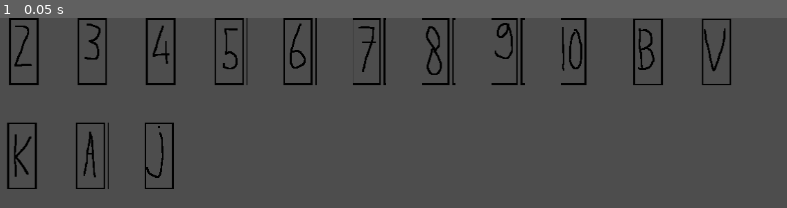
Above: before the commit, frame 1.
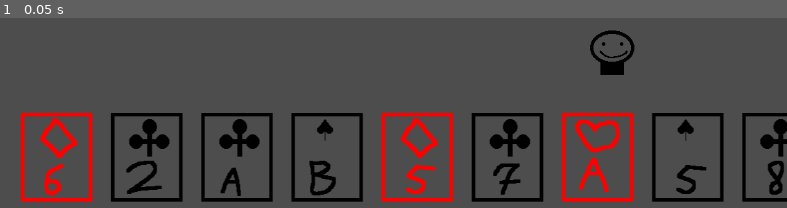
Above: after the commit, the same moment.

Repository: Brentem/JokerRummy
Game: Godot game, scene res://scenes/main.tscn
Same seed, same stepped clock (60 frames per second), same inputs: the game is played once before the commit and once after it. Before the commit the project starts from res://src/Main.tscn.
Inputs:
- Up to frame 1 (0.05 s): no input

The runs differ from the first frame. In frame 1, 18% of the frame differs, in the area x 0-100%, y 0-97%.

Commit message:
Deck (#1)
* Initial commit

* Project Setup

* Can instantiate different card from one file.

* Created deck of card in main and can draw them.

* Changed main code.

* Created diamonds and hears cards

* Added Clubs and Spades sprites

* Added the temporary test assets.

* Possible to load textures from spritesheet.

Don't know if this is a valid way long term, because Godot recommends doing something else.

* Made new spritesheet and load it better.

* Added Deck class

* Added player node

* Delete player.png from to_import

* Deleted unnecessary files.

Diff:
--- a/project/project.godot
+++ b/project/project.godot
@@ -11,6 +11,10 @@
 [application]
 
 config/name="Jokeren"
-run/main_scene="res://src/Main.tscn"
-config/features=PackedStringArray("4.2", "Forward Plus")
+run/main_scene="res://scenes/main.tscn"
+config/features=PackedStringArray("4.3", "Forward Plus")
 config/icon="res://icon.svg"
+
+[display]
+
+window/size/mode=2
--- a/project/src/Card.tscn
+++ b/project/scenes/card.tscn
@@ -1,14 +1,18 @@
-[gd_scene load_steps=3 format=3 uid="uid://b52jsa505vse7"]
+[gd_scene load_steps=4 format=3 uid="uid://b52jsa505vse7"]
 
-[ext_resource type="Texture2D" uid="uid://ddtq06klsmk7n" path="res://assets/cards.png" id="1_x34e1"]
+[ext_resource type="Script" path="res://scripts/card.gd" id="1_ar4lv"]
+[ext_resource type="Texture2D" uid="uid://bxfq7pmplh5c6" path="res://assets/cards.png" id="1_x34e1"]
 
 [sub_resource type="RectangleShape2D" id="RectangleShape2D_nl0c6"]
 size = Vector2(100, 200)
 
 [node name="Card" type="Area2D"]
+script = ExtResource("1_ar4lv")
 
 [node name="Sprite2D" type="Sprite2D" parent="."]
 texture = ExtResource("1_x34e1")
+region_enabled = true
+region_rect = Rect2(105, 520, 105, 130)
 
 [node name="CollisionShape2D" type="CollisionShape2D" parent="."]
 shape = SubResource("RectangleShape2D_nl0c6")
--- /dev/null
+++ b/project/scenes/main.tscn
@@ -0,0 +1,13 @@
+[gd_scene load_steps=3 format=3 uid="uid://ck5jsiitkfbc5"]
+
+[ext_resource type="Script" path="res://scripts/main.gd" id="1_kbhkh"]
+[ext_resource type="PackedScene" uid="uid://bq4lsgxharv4m" path="res://scenes/player.tscn" id="3_a3nih"]
+
+[node name="Main" type="Node2D"]
+script = ExtResource("1_kbhkh")
+
+[node name="Player1" parent="." instance=ExtResource("3_a3nih")]
+position = Vector2(900, 50)
+
+[node name="Player2" parent="." instance=ExtResource("3_a3nih")]
+position = Vector2(900, 900)
--- /dev/null
+++ b/project/scenes/player.tscn
@@ -0,0 +1,12 @@
+[gd_scene load_steps=4 format=3 uid="uid://bq4lsgxharv4m"]
+
+[ext_resource type="Script" path="res://scripts/player.gd" id="1_45g3j"]
+[ext_resource type="Texture2D" uid="uid://b8u5hp0443lov" path="res://assets/player.png" id="1_vldpy"]
+[ext_resource type="PackedScene" uid="uid://b52jsa505vse7" path="res://scenes/card.tscn" id="2_yf86u"]
+
+[node name="Player" type="Node2D"]
+script = ExtResource("1_45g3j")
+card_scene = ExtResource("2_yf86u")
+
+[node name="Sprite2D" type="Sprite2D" parent="."]
+texture = ExtResource("1_vldpy")
--- /dev/null
+++ b/project/scripts/card.gd
@@ -0,0 +1,31 @@
+extends Area2D
+
+const CardInfo = CardTypes.CardInfo
+const Suit = CardTypes.Suit
+const Symbol = CardTypes.Symbol
+
+const _xOffset = 105
+const _yOffset = 130
+
+var _suit = Suit.NONE
+var _symbol = Symbol.NONE
+
+func SetCardType(cardInfo: CardInfo):
+	_suit = cardInfo._suit
+	_symbol = cardInfo._symbol
+
+	var x = 0;
+	var y = 0;
+
+	if (_suit == Suit.NONE) and (_symbol == Symbol.NONE):
+		x = _xOffset
+		y = _yOffset
+	elif (_suit == Suit.NONE) and (_symbol == Symbol.JOKER):
+		x = 0
+		y = _yOffset
+	else:
+		x = (_symbol - 1) * _xOffset
+		y = (_suit - 1) * _yOffset
+
+	$Sprite2D.region_rect.position.x = x
+	$Sprite2D.region_rect.position.y = y
--- /dev/null
+++ b/project/scripts/card_types.gd
@@ -0,0 +1,33 @@
+class_name CardTypes
+
+enum Suit
+{
+	NONE,
+	HEARTS,
+	CLUBS,
+	DIAMONDS,
+	SPADES
+}
+
+enum Symbol
+{
+	NONE,
+	TWO,
+	THREE,
+	FOUR,
+	FIVE,
+	SIX,
+	SEVEN,
+	EIGHT,
+	NINE,
+	TEN,
+	JACK,
+	QUEEN,
+	KING,
+	ACE,
+	JOKER
+}
+
+class CardInfo:
+	var _suit : Suit = Suit.NONE
+	var _symbol : Symbol = Symbol.NONE
--- /dev/null
+++ b/project/scripts/deck.gd
@@ -0,0 +1,30 @@
+extends Node
+
+class_name Deck
+
+const CardInfo = CardTypes.CardInfo
+const Suit = CardTypes.Suit
+const Symbol = CardTypes.Symbol
+
+var _deckElements : Array[CardInfo]= []
+
+func _init():
+	for i in 2:
+		for suitNumber in 4:
+			var suitEnum : Suit = suitNumber + 1
+			for symbolNumber in 13:
+				var symbolEnum : Symbol = symbolNumber + 1
+				var cardInfo := CardInfo.new()
+				cardInfo._suit = suitEnum
+				cardInfo._symbol = symbolEnum
+				_deckElements.append(cardInfo)
+
+	for i in 4:
+		var joker : CardInfo = CardInfo.new()
+		joker._symbol = Symbol.JOKER
+		_deckElements.append(joker)
+
+	_deckElements.shuffle()
+
+func GetCardFromDeck() -> CardInfo:
+	return _deckElements.pop_back()
--- /dev/null
+++ b/project/scripts/main.gd
@@ -0,0 +1,22 @@
+extends Node2D
+
+const CardInfo = CardTypes.CardInfo
+
+const cardOffset := 150
+
+var deck : Deck = Deck.new()
+
+# Called when the node enters the scene tree for the first time.
+func _ready():
+	var cardOnePosition := Vector2(-800, 150)
+	var cardTwoPosition := Vector2(-800, -150)
+
+	for i in 13:
+		$Player1.AddCard(deck.GetCardFromDeck(), cardOnePosition)
+		$Player2.AddCard(deck.GetCardFromDeck(), cardTwoPosition)
+		cardOnePosition.x += 130
+		cardTwoPosition.x += 130
+
+# Called every frame. 'delta' is the elapsed time since the previous frame.
+func _process(delta):
+	pass
--- /dev/null
+++ b/project/scripts/player.gd
@@ -0,0 +1,21 @@
+extends Node2D
+
+@export var card_scene : PackedScene
+
+const CardInfo = CardTypes.CardInfo
+const Suit = CardTypes.Suit
+const Symbol = CardTypes.Symbol
+
+# Called when the node enters the scene tree for the first time.
+func _ready() -> void:
+	pass # Replace with function body.
+
+# Called every frame. 'delta' is the elapsed time since the previous frame.
+func _process(delta: float) -> void:
+	pass
+
+func AddCard(cardInfo: CardInfo, position: Vector2) -> void:
+	var card = card_scene.instantiate()
+	card.SetCardType(cardInfo)
+	card.position = position
+	add_child(card)
--- a/project/src/Main.gd
+++ /dev/null
@@ -1,29 +0,0 @@
-extends Node2D
-
-@export var card_scene : PackedScene
-
-# Called when the node enters the scene tree for the first time.
-func _ready():
-	var xPosition = 50
-	var yPosition = 50
-
-	for i in 15:
-		var card = card_scene.instantiate()
-		card.position.x = xPosition
-		card.position.y = yPosition
-		card.get_node("Sprite2D").hframes = 9
-		card.get_node("Sprite2D").vframes = 2
-		card.get_node("Sprite2D").frame = i
-		xPosition += 100
-
-		if(i == 10):
-			xPosition = 50
-			yPosition = 200
-		add_child(card)
-
-	#pass # Replace with function body.
-
-
-# Called every frame. 'delta' is the elapsed time since the previous frame.
-func _process(delta):
-	pass
--- a/project/src/Main.tscn
+++ /dev/null
@@ -1,8 +0,0 @@
-[gd_scene load_steps=3 format=3 uid="uid://ck5jsiitkfbc5"]
-
-[ext_resource type="Script" path="res://src/Main.gd" id="1_kbhkh"]
-[ext_resource type="PackedScene" uid="uid://b52jsa505vse7" path="res://src/Card.tscn" id="2_rt6p8"]
-
-[node name="Main" type="Node2D"]
-script = ExtResource("1_kbhkh")
-card_scene = ExtResource("2_rt6p8")
Binary file changed: project/assets/cards.png
Binary file added: project/assets/player.png
Not shown, changed: project/assets/player.png.import
Not shown, removed: to_import/card.pxo
Not shown, changed: to_import/cards.pxo
Not shown, added: to_import/player.pxo
